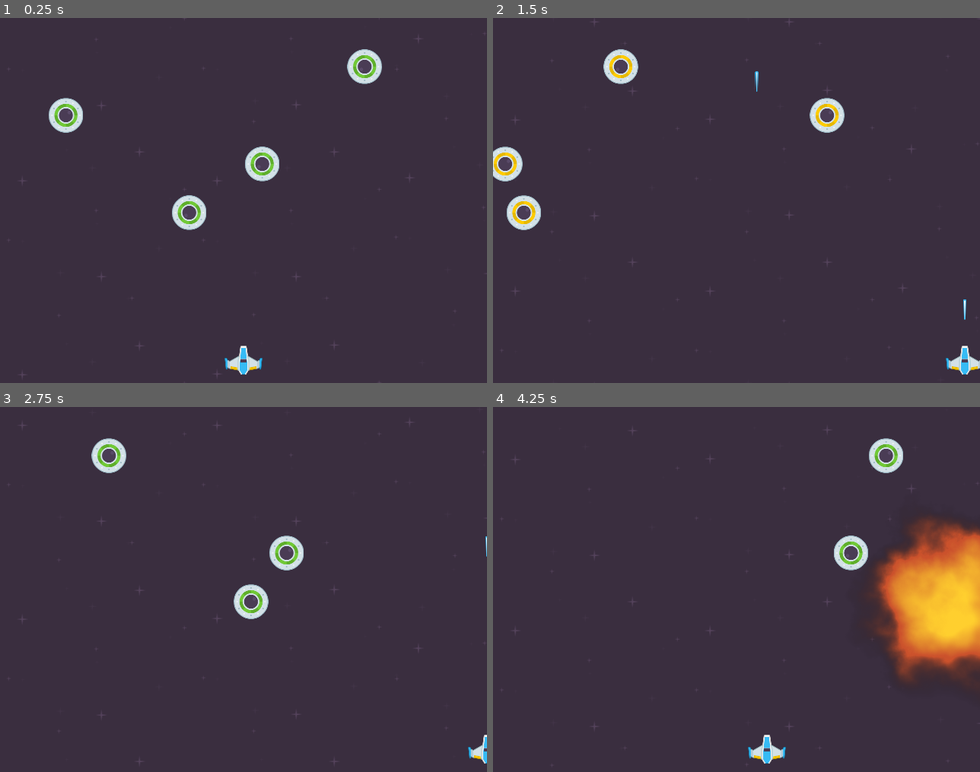
Above: before the commit, frames 1-4 (two rows, left to right).
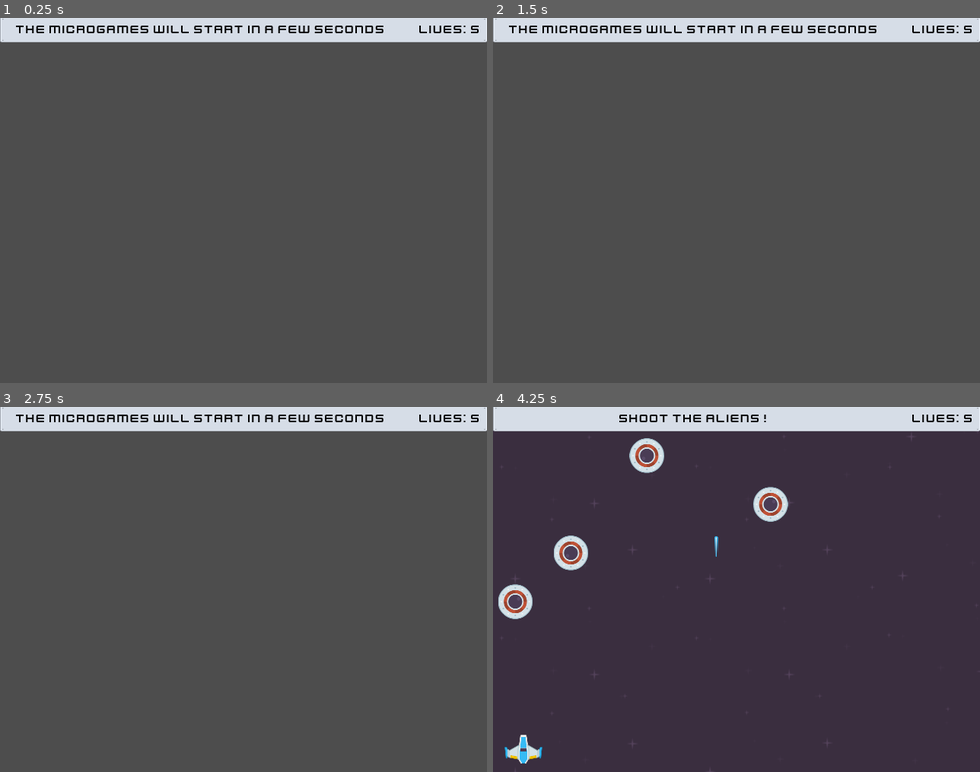
Above: after the commit, the same moments.

Repository: adelagon/godot-microgames-jam
Game: Godot game, scene res://main/main.tscn
Same seed, same stepped clock (60 frames per second), same inputs: the game is played once before the commit and once after it. Before the commit the project starts from res://games/shoot_the_aliens/scenes/Window/window.tscn.
Inputs:
- Up to frame 1 (0.25 s): no input
- Up to frame 2 (1.5 s): hold D (move_right) 0.53-1.28 s; tap Space (button0) at 0.6, 1.35 s; hold S (move_down) from 1.28 s (still down)
- Up to frame 3 (2.75 s): release S (move_down) at 2.03 s; hold D (move_right) from 2.03 s (still down); tap Space (button0) at 2.1 s
- Up to frame 4 (4.25 s): release D (move_right) at 2.78 s; hold W (move_up) 2.78-3.53 s; tap Space (button0) at 2.85, 3.6 s; hold A (move_left) from 3.53 s (still down)

The runs differ from the first frame. In frame 1, 99% of the frame differs, in the area x 0-100%, y 0-100%; in frame 2, 99%; in frame 3, 99%; in frame 4, 18%.

Commit message:
Implemented Macro Game
- HUD
- Randomly pick microgame
- Success/Fail/Game Over Mechanics

Diff:
--- a/games/shoot_the_aliens/scenes/Window/window.gd
+++ b/games/shoot_the_aliens/scenes/Game/game.gd
@@ -10,8 +10,9 @@
 
 var rng = RandomNumberGenerator.new()
 
-signal player_won
+signal game_finished
 
+const directions = "Shoot the Aliens!"
 
 func _ready() -> void:
 	new_game()
@@ -24,8 +25,8 @@
 
 
 func game_over() -> void:
-	print("Game Over")
-	player_won.emit()
+	print("Game Over: ", self.get_instance_id())
+	game_finished.emit(self.get_instance_id())
 
 
 func create_ufo(iter: int) -> Path2D:
--- a/games/shoot_the_aliens/scenes/Window/window.tscn
+++ b/games/shoot_the_aliens/scenes/Game/game.tscn
@@ -1,12 +1,12 @@
 [gd_scene load_steps=6 format=3 uid="uid://cwwf18aujgkkq"]
 
-[ext_resource type="Script" path="res://games/shoot_the_aliens/scenes/Window/window.gd" id="1_24vav"]
+[ext_resource type="Script" path="res://games/shoot_the_aliens/scenes/Game/game.gd" id="1_24vav"]
 [ext_resource type="PackedScene" uid="uid://de6ee86vdnl7w" path="res://games/shoot_the_aliens/scenes/UFO/ufo.tscn" id="2_6j6y6"]
 [ext_resource type="PackedScene" uid="uid://dwmmds663c0ba" path="res://games/shoot_the_aliens/scenes/Player/player.tscn" id="2_k6ybg"]
 [ext_resource type="PackedScene" uid="uid://btxxksohhn4i3" path="res://games/shoot_the_aliens/scenes/Background/parallax_background.tscn" id="3_xv545"]
 [ext_resource type="AudioStream" uid="uid://coojc15w1x8ur" path="res://games/shoot_the_aliens/assets/sounds/sfx_ambient.ogg" id="5_nmx28"]
 
-[node name="Window" type="Node"]
+[node name="Game" type="Node"]
 script = ExtResource("1_24vav")
 difficulty = 5
 ufo_scene = ExtResource("2_6j6y6")
--- /dev/null
+++ b/main/HUD/hud.gd
@@ -0,0 +1,9 @@
+extends Node2D
+
+
+func set_message(message: String) -> void:
+	$MessageContainer/Message.set_text(message)
+
+
+func set_lives(lives: int) -> void:
+	$LivesContainer/Lives.set_text("Lives: %d" % lives)
--- /dev/null
+++ b/main/HUD/hud.tscn
@@ -0,0 +1,38 @@
+[gd_scene load_steps=4 format=3 uid="uid://sdaasaqqba8c"]
+
+[ext_resource type="Script" path="res://main/HUD/hud.gd" id="1_bqajo"]
+[ext_resource type="Texture2D" uid="uid://c4bqhyt7afxru" path="res://main/HUD/assets/sprites/metal_panel.png" id="1_fvai0"]
+[ext_resource type="FontFile" uid="uid://b8eyel1firp2d" path="res://main/HUD/assets/fonts/kenvector_future.ttf" id="2_3nsa4"]
+
+[node name="HUD" type="Node2D"]
+script = ExtResource("1_bqajo")
+
+[node name="Sprite2D" type="Sprite2D" parent="."]
+position = Vector2(320, 15.5)
+scale = Vector2(1, 0.66)
+texture = ExtResource("1_fvai0")
+
+[node name="MessageContainer" type="CenterContainer" parent="."]
+offset_top = -1.0
+offset_right = 528.0
+offset_bottom = 31.0
+
+[node name="Message" type="Label" parent="MessageContainer"]
+layout_mode = 2
+size_flags_horizontal = 4
+theme_override_colors/font_color = Color(0, 0, 0, 1)
+theme_override_fonts/font = ExtResource("2_3nsa4")
+text = "Messages"
+horizontal_alignment = 1
+
+[node name="LivesContainer" type="CenterContainer" parent="."]
+offset_left = 544.0
+offset_right = 640.0
+offset_bottom = 31.0
+
+[node name="Lives" type="Label" parent="LivesContainer"]
+layout_mode = 2
+theme_override_colors/font_color = Color(0, 0, 0, 1)
+theme_override_fonts/font = ExtResource("2_3nsa4")
+text = "Lives
+"
--- /dev/null
+++ b/main/main.gd
@@ -0,0 +1,56 @@
+extends Node
+
+@export var shoot_the_aliens: PackedScene
+
+var micro_games = []
+var current_micro_game
+var player_lives = 5
+
+func _ready():
+	# Collate all available micro games
+	micro_games.append(shoot_the_aliens)
+	$HUD.set_message("The Microgames will start in a few seconds")
+	$HUD.set_lives(player_lives)
+	$StartGameTimer.start()
+
+
+func _process(delta):
+	pass
+
+
+# Starts a new random micro game
+func _on_start_game_timer_timeout():
+	$StartGameTimer.stop()
+	var micro_game = micro_games.pick_random()
+	current_micro_game = micro_game.instantiate()
+	current_micro_game.connect("game_finished", self._on_micro_game_finished)
+	$HUD.set_message(current_micro_game.directions)
+	add_child(current_micro_game)
+	$MicroGameTimer.start()
+
+
+# Triggers when player successfully finishes the game before microgame timer
+func _on_micro_game_finished(instance_id: int):
+	print("microgame finished")
+	current_micro_game.queue_free()
+	$HUD.set_message("SUCCESS! Get ready for the next game!")
+	$StartGameTimer.start()
+	$MicroGameTimer.stop()
+
+# Trigger when player failed to finish the game before microgame timer
+func _on_micro_game_timer_timeout():
+	$MicroGameTimer.stop()
+	current_micro_game.queue_free()
+
+	if player_lives == 0:
+		game_over()
+		return
+
+	player_lives -= 1
+	$HUD.set_message("FAILED! Get ready for the next game!")
+	$HUD.set_lives(player_lives)
+	$StartGameTimer.start()
+
+
+func game_over():
+	$HUD.set_message("GAME OVER!")
--- /dev/null
+++ b/main/main.tscn
@@ -0,0 +1,20 @@
+[gd_scene load_steps=4 format=3 uid="uid://bx4v1g1dd80c"]
+
+[ext_resource type="Script" path="res://main/main.gd" id="1_68gmr"]
+[ext_resource type="PackedScene" uid="uid://cwwf18aujgkkq" path="res://games/shoot_the_aliens/scenes/Game/game.tscn" id="1_vyh18"]
+[ext_resource type="PackedScene" uid="uid://sdaasaqqba8c" path="res://main/HUD/hud.tscn" id="2_c47sq"]
+
+[node name="Main" type="Node"]
+script = ExtResource("1_68gmr")
+shoot_the_aliens = ExtResource("1_vyh18")
+
+[node name="HUD" parent="." instance=ExtResource("2_c47sq")]
+
+[node name="StartGameTimer" type="Timer" parent="."]
+wait_time = 3.0
+
+[node name="MicroGameTimer" type="Timer" parent="."]
+wait_time = 5.0
+
+[connection signal="timeout" from="StartGameTimer" to="." method="_on_start_game_timer_timeout"]
+[connection signal="timeout" from="MicroGameTimer" to="." method="_on_micro_game_timer_timeout"]
--- a/project.godot
+++ b/project.godot
@@ -11,7 +11,7 @@
 [application]
 
 config/name="Microgames Jam"
-run/main_scene="res://games/shoot_the_aliens/scenes/Window/window.tscn"
+run/main_scene="res://main/main.tscn"
 config/features=PackedStringArray("4.2", "Forward Plus")
 config/icon="res://icon.svg"
 
Binary file added: main/HUD/assets/fonts/kenvector_future.ttf
Not shown, added: main/HUD/assets/fonts/kenvector_future.ttf.import
Binary file added: main/HUD/assets/sprites/metal_panel.png
Not shown, added: main/HUD/assets/sprites/metal_panel.png.import
Not shown, added: games/shoot_the_aliens/scenes/Game/win4C87.tmp
Not shown, added: games/shoot_the_aliens/scenes/Game/winBA07.tmp
Not shown, added: games/shoot_the_aliens/scenes/Game/winD44C.tmp
Not shown, added: games/shoot_the_aliens/scenes/Game/winDD9B.tmp
Not shown, added: main/mai20E1.tmp
